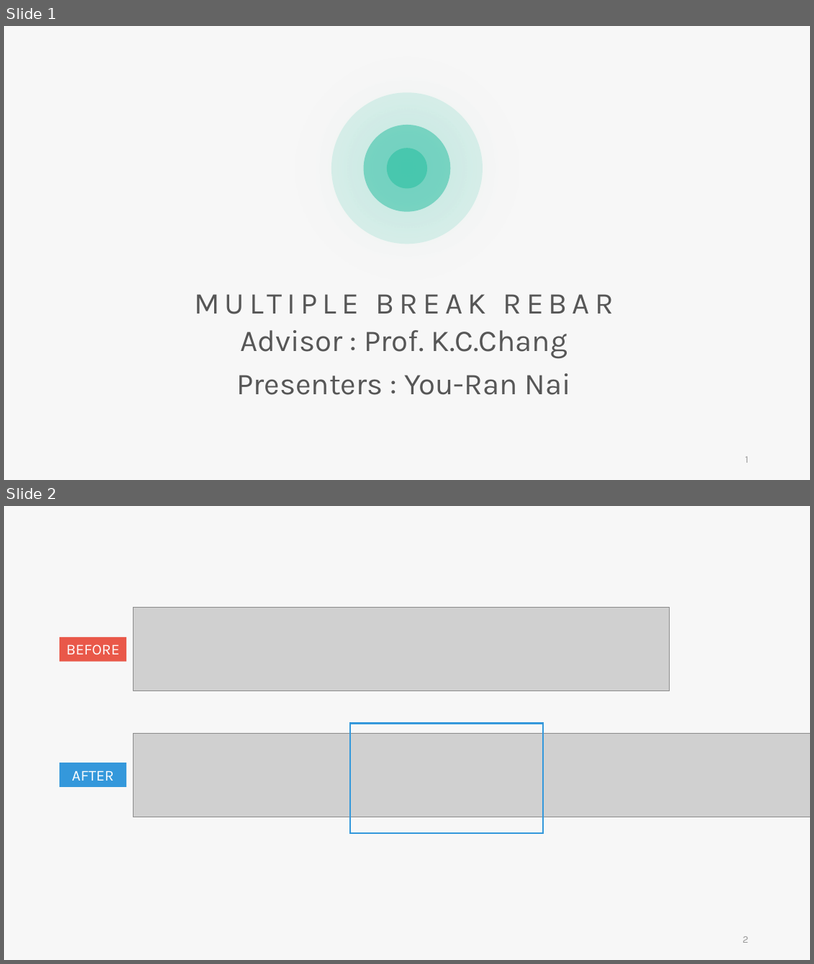
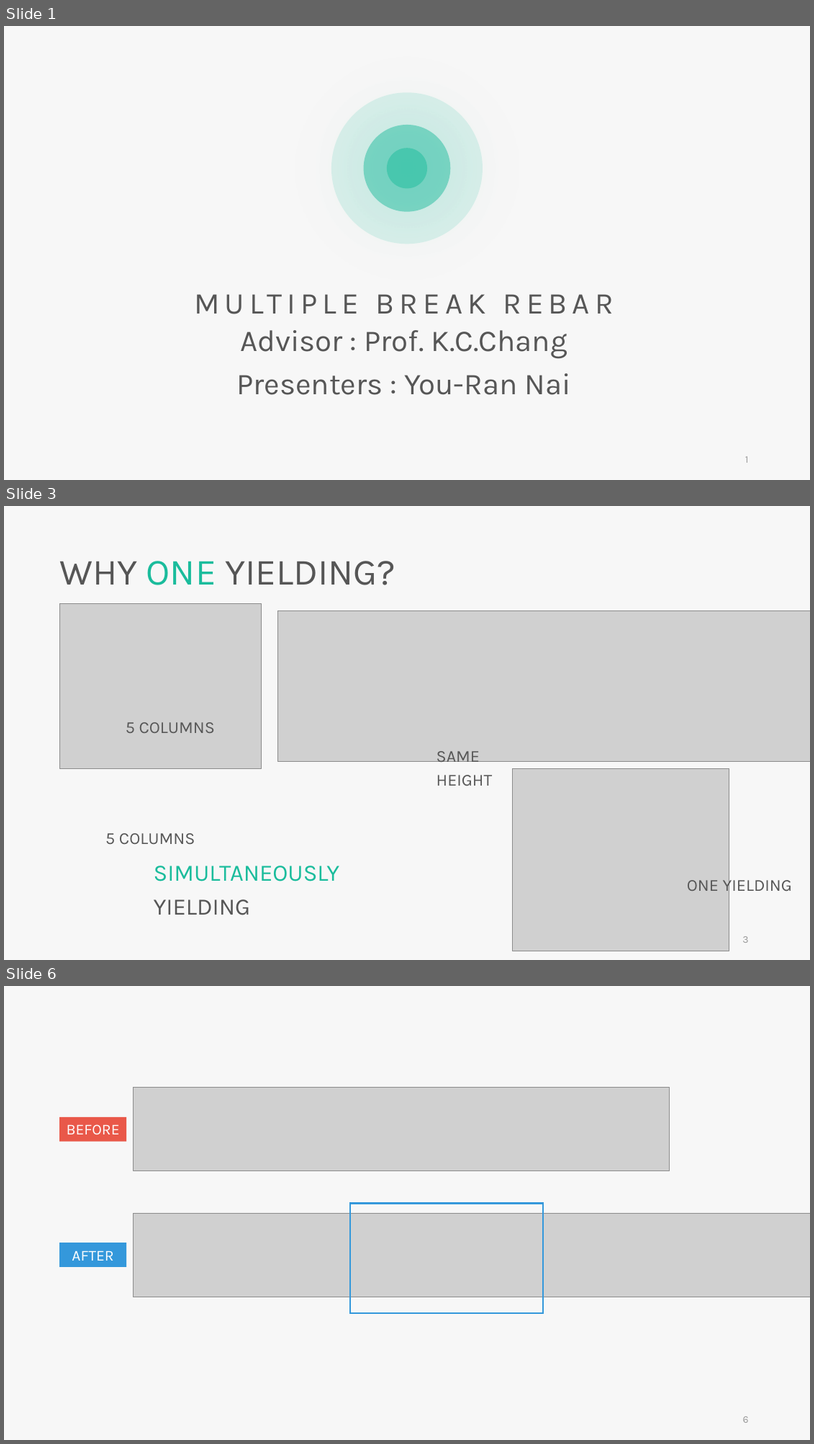
Before and after one commit to skyran1278/VbaProject, a slide deck: 20180126_SmartSplice/20180920_Meeting/20180920 Meeting.pptx. Shown one above the other, each under a label of ours: slides 1 and 2 before the commit, slides 1, 3 and 6 after it; the slides between them are not shown. The pictures are 814x964 and 814x1444 pixels, drawn with LibreOffice and Linux fonts; fonts in the diff are those of the drawing; grey boxes stand for pictures. Boxes give left, top, right and bottom in pixels: in the first picture for what was removed or moved away, otherwise in the second. Text is boxed around its words. In the diff, an @@ line names an element or a change of style, - is before the commit and + after.

```diff
--- a/20180126_SmartSplice/20180920_Meeting/20180920 Meeting.pptx
+++ b/20180126_SmartSplice/20180920_Meeting/20180920 Meeting.pptx
@@ slide 3 added at bbox=[4, 506, 810, 960], background #F7F7F7 @@
@@ text added at bbox=[59, 561, 396, 585], 44 pt, text #565656 @@
+WHY ONE YIELDING?
@@ picture added at bbox=[59, 603, 262, 769] @@
@@ picture added at bbox=[278, 610, 810, 762] @@
@@ text added at bbox=[126, 722, 215, 733], 20 pt, text #565656 @@
+5 COLUMNS
@@ text added at bbox=[437, 751, 493, 785], 20 pt, text #565656 @@
+SAME HEIGHT
@@ picture added at bbox=[513, 769, 729, 951] @@
@@ text added at bbox=[106, 833, 195, 844], 20 pt, text #565656 @@
+5 COLUMNS
@@ text added at bbox=[154, 865, 340, 915], 28 pt, text #1ABC9C @@
+SIMULTANEOUSLY YIELDING
@@ text added at bbox=[687, 875, 792, 894], 20 pt, text #565656 @@
+ONE YIELDING
@@ page number added at bbox=[743, 936, 748, 942], 12 pt, text #9A9A9A @@
+3
@@ what was slide 2 is now slide 6 @@
@@ page number at bbox=[743, 1416, 749, 1422]: text changed @@
-2
+6
```
Also in this commit, not shown: 3 slides changed, 4 other slides added.
